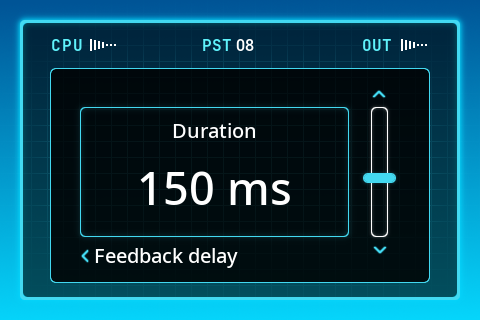
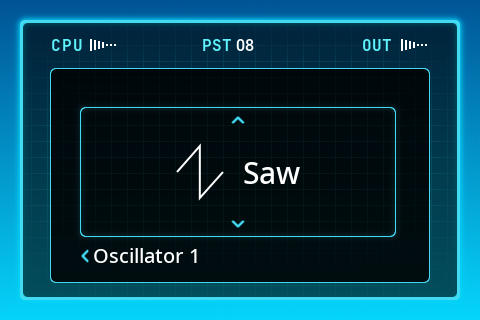
Layer changes from the first 480px x 320px image to the second:
added group "Selector" with 19 layers above "Slider_c" over left=80, top=102, right=401, bottom=264
added group "shapes" with 12 layers in group "Selector" over left=146, top=143, right=300, bottom=201
added group "saw" with 2 layers in group "shapes" over left=176, top=143, right=300, bottom=201
added layer "saw_shape" in group "saw" over left=176, top=143, right=224, bottom=201
added layer "saw_label" in group "saw" over left=244, top=162, right=300, bottom=184
added layer "arrow down" in group "Selector" over left=230, top=219, right=246, bottom=229
added layer "arrow up" in group "Selector" over left=230, top=115, right=246, bottom=125
added layer "outline #1" in group "Selector" over left=80, top=102, right=401, bottom=242
added group "back #1" with 2 layers in group "Selector" over left=94, top=248, right=197, bottom=263
added layer "Oscillator 1" in group "back #1" over left=94, top=248, right=197, bottom=263
hid group "Slider_c" (13 layers) over left=80, top=89, right=401, bottom=268
